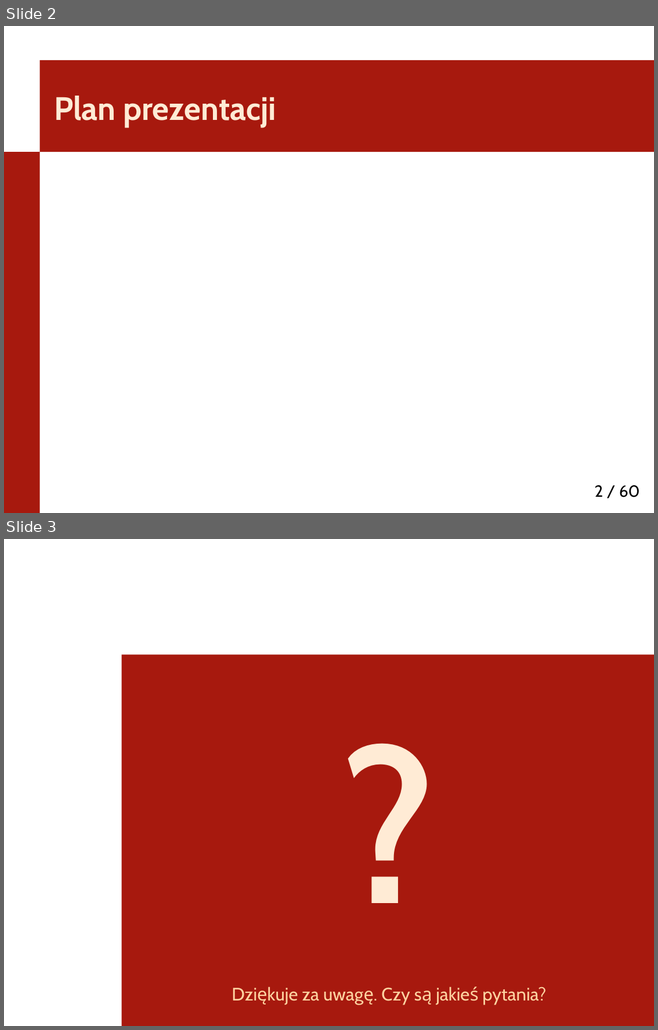
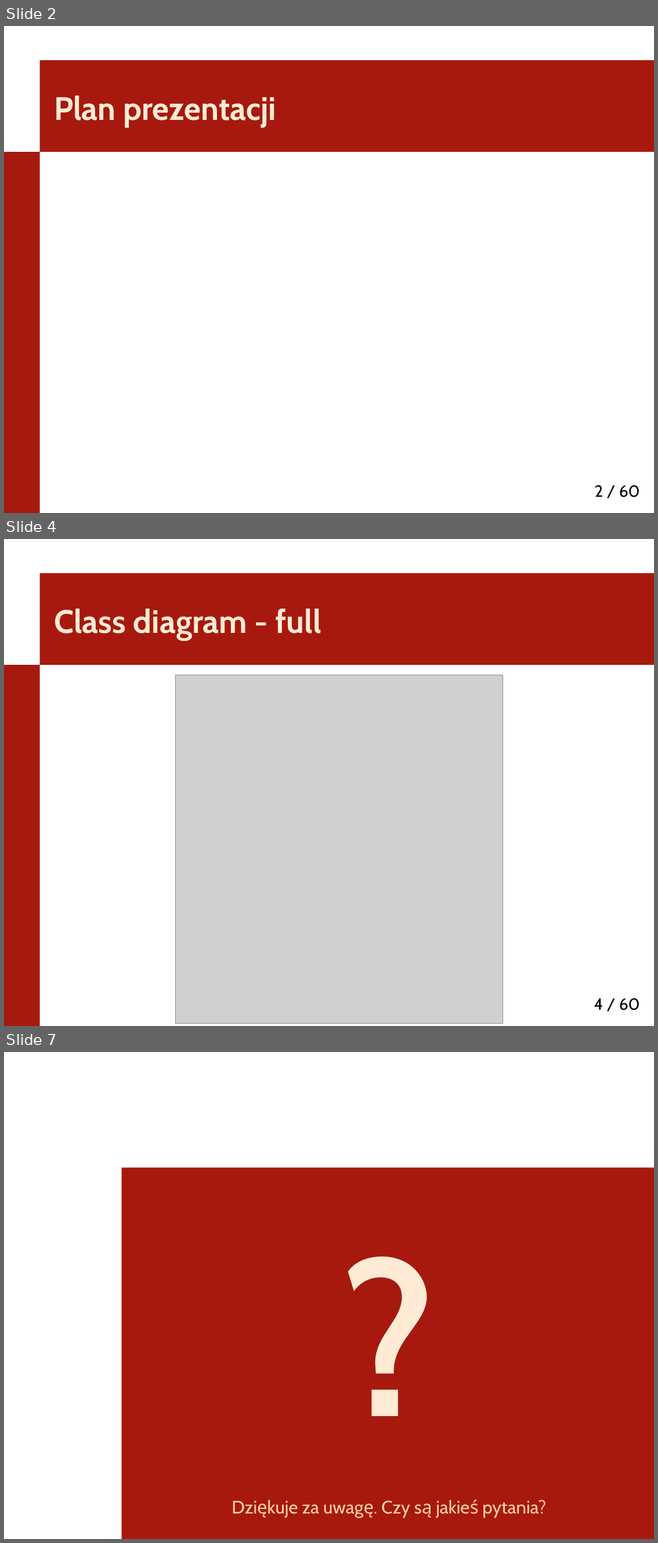
Before and after one commit to SebastianLasisz/Przepisy, a slide deck: doc/Presentation.pptx. Shown one above the other, each under a label of ours: slides 2 and 3 before the commit, slides 2, 4 and 7 after it; the slides between them are not shown. The pictures are 658x1030 and 658x1543 pixels, drawn with LibreOffice and Linux fonts; fonts in the diff are those of the drawing; grey boxes stand for pictures; background and template pictures are left out. Boxes give left, top, right and bottom in pixels: in the first picture for what was removed or moved away, otherwise in the second. Text is boxed around its words. In the diff, an @@ line names an element or a change of style, - is before the commit and + after.

```diff
--- a/doc/Presentation.pptx
+++ b/doc/Presentation.pptx
@@ slide 4 added at <box>4,539,654,1026</box>, background #FFFFFF; not listed: 2 template elements that a slide beside it also shows @@
@@ title added at <box>54,609,321,641</box>, 36 pt, text #FFEBD5, bold @@
+Class diagram - full
@@ picture added at <box>176,675,503,1024</box> @@
@@ page number added at <box>594,998,640,1011</box>, 18 pt, text #000000 @@
+4 / 60
@@ what was slide 3 is now slide 7 @@
```
Also in this commit, not shown: 3 other slides added, 4 other files.
